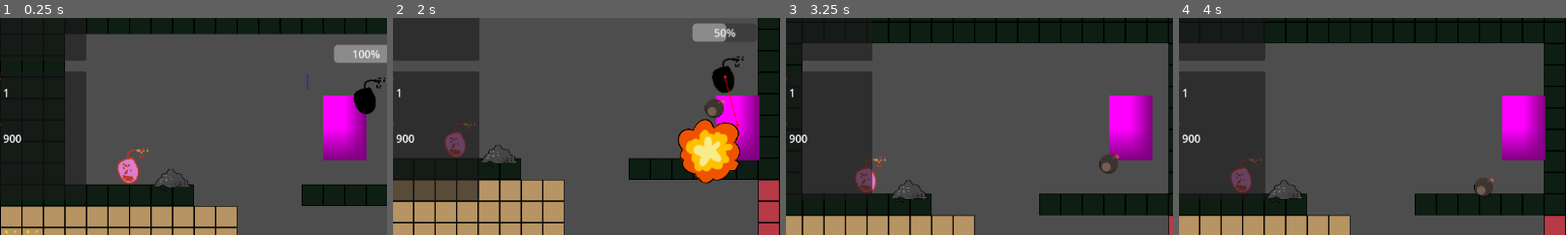
Above: before the commit, frames 1-4 (left to right).
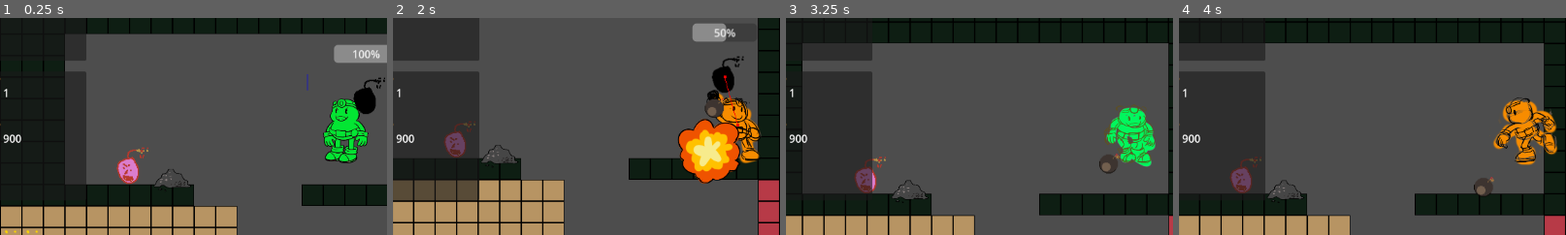
Above: after the commit, the same moments.

Repository: DevFTB/LD57
Game: Godot game, scene res://game.tscn
The game is run twice, just before and just after one commit, with the same random seed, the same clock (stepped at 60 frames per second) and the same inputs. Sound files missing from this copy of the repository are replaced by a short silence.
Inputs (mouse positions are % of the whole screen's width and height, from its top left):
- Up to frame 1 (0.25 s): no input
- Up to frame 2 (2 s): move the mouse to (72, 45) at 0.52 s; hold W (jump) 0.53-1.28 s; hold D (move_right) from 0.53 s (still down); click (72, 45) at 0.6 s; move the mouse to (30, 55) at 1.27 s; tap W (jump) at 1.35, 1.52, 1.82 s; click (30, 55) at 1.55 s
- Up to frame 3 (3.25 s): move the mouse to (60, 28) at 2.02 s; release D (move_right) at 2.03 s; hold A (move_left) 2.03-2.78 s; hold W (jump) 2.03-2.78 s; tap E (interact) at 2.1 s; move the mouse to (45, 70) at 2.77 s; hold D (move_right) from 2.78 s (still down); tap 1 (select_bomb_1) at 2.85 s; tap W (jump) at 3.02 s; click (45, 70) at 3.05 s
- Up to frame 4 (4 s): keep holding D (move_right); tap W (jump) at 3.32, 3.77, 3.8 s; move the mouse to (80, 65) at 3.52 s; hold 2 (select_bomb_2) from 3.53 s (still down)
The pictures show only the part of the screen within x 6-55%, y 25-75%; the shares and areas given below are measured in that part.

The runs differ from the first frame. In frame 1, 3.2% of the frame differs, in the area x 83-96%, y 35-67%; in frame 2, 2.4%; in frame 3, 3.5%; in frame 4, 4.1%, in the area x 81-98%, y 35-68%.

Commit message:
added basic player state machine

Diff:
--- a/entities/player/player.tscn
+++ b/entities/player/player.tscn
@@ -1,15 +1,20 @@
-[gd_scene load_steps=22 format=3 uid="uid://be4tedtvsf8on"]
+[gd_scene load_steps=52 format=3 uid="uid://be4tedtvsf8on"]
 
 [ext_resource type="Script" uid="uid://uex2tapn1k1y" path="res://entities/player/player.gd" id="1_merdl"]
+[ext_resource type="Texture2D" uid="uid://o2j8sch5klsg" path="res://entities/player/animations/idle.png" id="2_7thud"]
 [ext_resource type="Script" uid="uid://3o156l3yjpoa" path="res://entities/player/inventory_component.gd" id="2_sglur"]
 [ext_resource type="Resource" uid="uid://ctoa5b8j1n1x3" path="res://entities/player/player_inventory.tres" id="3_sglur"]
 [ext_resource type="Resource" uid="uid://diae5nc080sux" path="res://entities/player/player_bomb_inventory.tres" id="4_bls4j"]
 [ext_resource type="PackedScene" uid="uid://bdhnok20thjuo" path="res://entities/common/health_component.tscn" id="5_fkugw"]
 [ext_resource type="PackedScene" uid="uid://eenrl1ayi2xr" path="res://entities/common/hurtbox_component.tscn" id="6_8fjmc"]
 [ext_resource type="Script" uid="uid://lw70x0du5vba" path="res://entities/player/bomb_strength_progress_bar.gd" id="7_qiwj3"]
-[ext_resource type="Script" uid="uid://yprph7eiqbic" path="res://entities/player/grapple_point.gd" id="8_26q78"]
+[ext_resource type="Script" path="res://entities/player/grapple_point.gd" id="8_26q78"]
 [ext_resource type="Texture2D" uid="uid://b6753y8fi3avo" path="res://entities/player/grapple/grapple_hook.png" id="9_bectd"]
-[ext_resource type="Script" uid="uid://cc2j1e84os7o7" path="res://entities/player/jetpack.gd" id="10_wvtmh"]
+[ext_resource type="Script" path="res://entities/player/jetpack.gd" id="10_wvtmh"]
+[ext_resource type="Texture2D" uid="uid://chpbvtny8msu7" path="res://entities/player/animations/walk.png" id="12_a1qjk"]
+[ext_resource type="Texture2D" uid="uid://deinxf2hul2ko" path="res://entities/player/animations/jump.png" id="13_j3ovn"]
+[ext_resource type="Texture2D" uid="uid://bf5qhstojbd5w" path="res://entities/player/animations/throw.png" id="14_afbqv"]
+[ext_resource type="Script" uid="uid://c82oqxqpg511e" path="res://entities/player/player_animation_tree.gd" id="15_gx6sm"]
 
 [sub_resource type="Curve" id="Curve_qiwj3"]
 _limits = [0.0, 1000.0, 0.0, 1.0]
@@ -20,8 +25,6 @@
 _limits = [0.0, 1.0, 0.0, 5.0]
 _data = [Vector2(0, 0.00563121), 0.0, 0.795495, 0, 1, Vector2(1.25, 1), 0.795495, 0.0, 1, 0, Vector2(5, 1), 0.0, 0.0, 0, 0]
 point_count = 3
-
-[sub_resource type="PlaceholderTexture2D" id="PlaceholderTexture2D_mwb40"]
 
 [sub_resource type="CapsuleShape2D" id="CapsuleShape2D_mwb40"]
 radius = 30.0
@@ -66,6 +69,66 @@
 "transitions": PackedFloat32Array(1),
 "update": 0,
 "values": [Color(1, 1, 1, 1)]
+}
+tracks/2/type = "value"
+tracks/2/imported = false
+tracks/2/enabled = true
+tracks/2/path = NodePath("Sprite2D:texture")
+tracks/2/interp = 1
+tracks/2/loop_wrap = true
+tracks/2/keys = {
+"times": PackedFloat32Array(0),
+"transitions": PackedFloat32Array(1),
+"update": 1,
+"values": [ExtResource("2_7thud")]
+}
+tracks/3/type = "value"
+tracks/3/imported = false
+tracks/3/enabled = true
+tracks/3/path = NodePath("Sprite2D:position")
+tracks/3/interp = 1
+tracks/3/loop_wrap = true
+tracks/3/keys = {
+"times": PackedFloat32Array(0),
+"transitions": PackedFloat32Array(1),
+"update": 0,
+"values": [Vector2(0, -40)]
+}
+tracks/4/type = "value"
+tracks/4/imported = false
+tracks/4/enabled = true
+tracks/4/path = NodePath("Sprite2D:hframes")
+tracks/4/interp = 1
+tracks/4/loop_wrap = true
+tracks/4/keys = {
+"times": PackedFloat32Array(0),
+"transitions": PackedFloat32Array(1),
+"update": 1,
+"values": [3]
+}
+tracks/5/type = "value"
+tracks/5/imported = false
+tracks/5/enabled = true
+tracks/5/path = NodePath("Sprite2D:vframes")
+tracks/5/interp = 1
+tracks/5/loop_wrap = true
+tracks/5/keys = {
+"times": PackedFloat32Array(0),
+"transitions": PackedFloat32Array(1),
+"update": 1,
+"values": [1]
+}
+tracks/6/type = "value"
+tracks/6/imported = false
+tracks/6/enabled = true
+tracks/6/path = NodePath("Sprite2D:frame")
+tracks/6/interp = 1
+tracks/6/loop_wrap = true
+tracks/6/keys = {
+"times": PackedFloat32Array(0),
+"transitions": PackedFloat32Array(1),
+"update": 1,
+"values": [0]
 }
 
 [sub_resource type="Animation" id="Animation_qiwj3"]
@@ -95,11 +158,485 @@
 "values": [Color(1, 1, 1, 1), Color(1, 1, 1, 0)]
 }
 
+[sub_resource type="Animation" id="Animation_a1qjk"]
+resource_name = "idle"
+length = 1.2
+loop_mode = 1
+tracks/0/type = "value"
+tracks/0/imported = false
+tracks/0/enabled = true
+tracks/0/path = NodePath("Sprite2D:texture")
+tracks/0/interp = 1
+tracks/0/loop_wrap = true
+tracks/0/keys = {
+"times": PackedFloat32Array(0),
+"transitions": PackedFloat32Array(1),
+"update": 1,
+"values": [ExtResource("2_7thud")]
+}
+tracks/1/type = "value"
+tracks/1/imported = false
+tracks/1/enabled = true
+tracks/1/path = NodePath("Sprite2D:position")
+tracks/1/interp = 1
+tracks/1/loop_wrap = true
+tracks/1/keys = {
+"times": PackedFloat32Array(0),
+"transitions": PackedFloat32Array(1),
+"update": 0,
+"values": [Vector2(0, -40)]
+}
+tracks/2/type = "value"
+tracks/2/imported = false
+tracks/2/enabled = true
+tracks/2/path = NodePath("Sprite2D:hframes")
+tracks/2/interp = 1
+tracks/2/loop_wrap = true
+tracks/2/keys = {
+"times": PackedFloat32Array(0),
+"transitions": PackedFloat32Array(1),
+"update": 1,
+"values": [3]
+}
+tracks/3/type = "value"
+tracks/3/imported = false
+tracks/3/enabled = true
+tracks/3/path = NodePath("Sprite2D:vframes")
+tracks/3/interp = 1
+tracks/3/loop_wrap = true
+tracks/3/keys = {
+"times": PackedFloat32Array(0),
+"transitions": PackedFloat32Array(1),
+"update": 1,
+"values": [1]
+}
+tracks/4/type = "value"
+tracks/4/imported = false
+tracks/4/enabled = true
+tracks/4/path = NodePath("Sprite2D:frame")
+tracks/4/interp = 1
+tracks/4/loop_wrap = true
+tracks/4/keys = {
+"times": PackedFloat32Array(0, 0.533333, 0.866667),
+"transitions": PackedFloat32Array(1, 1, 1),
+"update": 1,
+"values": [0, 1, 2]
+}
+
+[sub_resource type="Animation" id="Animation_7thud"]
+resource_name = "walk"
+length = 0.8
+loop_mode = 1
+tracks/0/type = "value"
+tracks/0/imported = false
+tracks/0/enabled = true
+tracks/0/path = NodePath("Sprite2D:texture")
+tracks/0/interp = 1
+tracks/0/loop_wrap = true
+tracks/0/keys = {
+"times": PackedFloat32Array(0),
+"transitions": PackedFloat32Array(1),
+"update": 1,
+"values": [ExtResource("12_a1qjk")]
+}
+tracks/1/type = "value"
+tracks/1/imported = false
+tracks/1/enabled = true
+tracks/1/path = NodePath("Sprite2D:position")
+tracks/1/interp = 1
+tracks/1/loop_wrap = true
+tracks/1/keys = {
+"times": PackedFloat32Array(0),
+"transitions": PackedFloat32Array(1),
+"update": 0,
+"values": [Vector2(0, -40)]
+}
+tracks/2/type = "value"
+tracks/2/imported = false
+tracks/2/enabled = true
+tracks/2/path = NodePath("Sprite2D:hframes")
+tracks/2/interp = 1
+tracks/2/loop_wrap = true
+tracks/2/keys = {
+"times": PackedFloat32Array(0),
+"transitions": PackedFloat32Array(1),
+"update": 1,
+"values": [8]
+}
+tracks/3/type = "value"
+tracks/3/imported = false
+tracks/3/enabled = true
+tracks/3/path = NodePath("Sprite2D:vframes")
+tracks/3/interp = 1
+tracks/3/loop_wrap = true
+tracks/3/keys = {
+"times": PackedFloat32Array(0),
+"transitions": PackedFloat32Array(1),
+"update": 1,
+"values": [1]
+}
+tracks/4/type = "value"
+tracks/4/imported = false
+tracks/4/enabled = true
+tracks/4/path = NodePath("Sprite2D:frame")
+tracks/4/interp = 1
+tracks/4/loop_wrap = true
+tracks/4/keys = {
+"times": PackedFloat32Array(0, 0.1, 0.2, 0.3, 0.4, 0.5, 0.6, 0.7),
+"transitions": PackedFloat32Array(1, 1, 1, 1, 1, 1, 1, 1),
+"update": 1,
+"values": [0, 1, 2, 3, 4, 5, 6, 7]
+}
+
+[sub_resource type="Animation" id="Animation_j3ovn"]
+resource_name = "jump"
+length = 0.2
+tracks/0/type = "value"
+tracks/0/imported = false
+tracks/0/enabled = true
+tracks/0/path = NodePath("Sprite2D:texture")
+tracks/0/interp = 1
+tracks/0/loop_wrap = true
+tracks/0/keys = {
+"times": PackedFloat32Array(0),
+"transitions": PackedFloat32Array(1),
+"update": 1,
+"values": [ExtResource("13_j3ovn")]
+}
+tracks/1/type = "value"
+tracks/1/imported = false
+tracks/1/enabled = true
+tracks/1/path = NodePath("Sprite2D:position")
+tracks/1/interp = 1
+tracks/1/loop_wrap = true
+tracks/1/keys = {
+"times": PackedFloat32Array(0),
+"transitions": PackedFloat32Array(1),
+"update": 0,
+"values": [Vector2(0, -40)]
+}
+tracks/2/type = "value"
+tracks/2/imported = false
+tracks/2/enabled = true
+tracks/2/path = NodePath("Sprite2D:hframes")
+tracks/2/interp = 1
+tracks/2/loop_wrap = true
+tracks/2/keys = {
+"times": PackedFloat32Array(0),
+"transitions": PackedFloat32Array(1),
+"update": 1,
+"values": [5]
+}
+tracks/3/type = "value"
+tracks/3/imported = false
+tracks/3/enabled = true
+tracks/3/path = NodePath("Sprite2D:vframes")
+tracks/3/interp = 1
+tracks/3/loop_wrap = true
+tracks/3/keys = {
+"times": PackedFloat32Array(0),
+"transitions": PackedFloat32Array(1),
+"update": 1,
+"values": [1]
+}
+tracks/4/type = "value"
+tracks/4/imported = false
+tracks/4/enabled = true
+tracks/4/path = NodePath("Sprite2D:frame")
+tracks/4/interp = 1
+tracks/4/loop_wrap = true
+tracks/4/keys = {
+"times": PackedFloat32Array(0, 0.1, 0.2),
+"transitions": PackedFloat32Array(1, 1, 1),
+"update": 1,
+"values": [0, 1, 2]
+}
+
+[sub_resource type="Animation" id="Animation_afbqv"]
+resource_name = "throw"
+length = 0.8
+tracks/0/type = "value"
+tracks/0/imported = false
+tracks/0/enabled = true
+tracks/0/path = NodePath("Sprite2D:texture")
+tracks/0/interp = 1
+tracks/0/loop_wrap = true
+tracks/0/keys = {
+"times": PackedFloat32Array(0),
+"transitions": PackedFloat32Array(1),
+"update": 1,
+"values": [ExtResource("14_afbqv")]
+}
+tracks/1/type = "value"
+tracks/1/imported = false
+tracks/1/enabled = true
+tracks/1/path = NodePath("Sprite2D:position")
+tracks/1/interp = 1
+tracks/1/loop_wrap = true
+tracks/1/keys = {
+"times": PackedFloat32Array(0),
+"transitions": PackedFloat32Array(1),
+"update": 0,
+"values": [Vector2(0, -40)]
+}
+tracks/2/type = "value"
+tracks/2/imported = false
+tracks/2/enabled = true
+tracks/2/path = NodePath("Sprite2D:hframes")
+tracks/2/interp = 1
+tracks/2/loop_wrap = true
+tracks/2/keys = {
+"times": PackedFloat32Array(0),
+"transitions": PackedFloat32Array(1),
+"update": 1,
+"values": [8]
+}
+tracks/3/type = "value"
+tracks/3/imported = false
+tracks/3/enabled = true
+tracks/3/path = NodePath("Sprite2D:vframes")
+tracks/3/interp = 1
+tracks/3/loop_wrap = true
+tracks/3/keys = {
+"times": PackedFloat32Array(0),
+"transitions": PackedFloat32Array(1),
+"update": 1,
+"values": [1]
+}
+tracks/4/type = "value"
+tracks/4/imported = false
+tracks/4/enabled = true
+tracks/4/path = NodePath("Sprite2D:frame")
+tracks/4/interp = 1
+tracks/4/loop_wrap = true
+tracks/4/keys = {
+"times": PackedFloat32Array(0, 0.1, 0.2, 0.3, 0.4, 0.5, 0.6, 0.7),
+"transitions": PackedFloat32Array(1, 1, 1, 1, 1, 1, 1, 1),
+"update": 1,
+"values": [0, 1, 2, 3, 4, 5, 6, 7]
+}
+
+[sub_resource type="Animation" id="Animation_gx6sm"]
+resource_name = "fall"
+length = 0.1
+loop_mode = 1
+tracks/0/type = "value"
+tracks/0/imported = false
+tracks/0/enabled = true
+tracks/0/path = NodePath("Sprite2D:texture")
+tracks/0/interp = 1
+tracks/0/loop_wrap = true
+tracks/0/keys = {
+"times": PackedFloat32Array(0),
+"transitions": PackedFloat32Array(1),
+"update": 1,
+"values": [ExtResource("13_j3ovn")]
+}
+tracks/1/type = "value"
+tracks/1/imported = false
+tracks/1/enabled = true
+tracks/1/path = NodePath("Sprite2D:position")
+tracks/1/interp = 1
+tracks/1/loop_wrap = true
+tracks/1/keys = {
+"times": PackedFloat32Array(0),
+"transitions": PackedFloat32Array(1),
+"update": 0,
+"values": [Vector2(0, -40)]
+}
+tracks/2/type = "value"
+tracks/2/imported = false
+tracks/2/enabled = true
+tracks/2/path = NodePath("Sprite2D:hframes")
+tracks/2/interp = 1
+tracks/2/loop_wrap = true
+tracks/2/keys = {
+"times": PackedFloat32Array(0),
+"transitions": PackedFloat32Array(1),
+"update": 1,
+"values": [5]
+}
+tracks/3/type = "value"
+tracks/3/imported = false
+tracks/3/enabled = true
+tracks/3/path = NodePath("Sprite2D:vframes")
+tracks/3/interp = 1
+tracks/3/loop_wrap = true
+tracks/3/keys = {
+"times": PackedFloat32Array(),
+"transitions": PackedFloat32Array(),
+"update": 1,
+"values": []
+}
+tracks/4/type = "value"
+tracks/4/imported = false
+tracks/4/enabled = true
+tracks/4/path = NodePath("Sprite2D:frame")
+tracks/4/interp = 1
+tracks/4/loop_wrap = true
+tracks/4/keys = {
+"times": PackedFloat32Array(0),
+"transitions": PackedFloat32Array(1),
+"update": 1,
+"values": [2]
+}
+
+[sub_resource type="Animation" id="Animation_yqrof"]
+resource_name = "land"
+length = 0.1
+tracks/0/type = "value"
+tracks/0/imported = false
+tracks/0/enabled = true
+tracks/0/path = NodePath("Sprite2D:texture")
+tracks/0/interp = 1
+tracks/0/loop_wrap = true
+tracks/0/keys = {
+"times": PackedFloat32Array(0),
+"transitions": PackedFloat32Array(1),
+"update": 1,
+"values": [ExtResource("13_j3ovn")]
+}
+tracks/1/type = "value"
+tracks/1/imported = false
+tracks/1/enabled = true
+tracks/1/path = NodePath("Sprite2D:position")
+tracks/1/interp = 1
+tracks/1/loop_wrap = true
+tracks/1/keys = {
+"times": PackedFloat32Array(0),
+"transitions": PackedFloat32Array(1),
+"update": 0,
+"values": [Vector2(0, -40)]
+}
+tracks/2/type = "value"
+tracks/2/imported = false
+tracks/2/enabled = true
+tracks/2/path = NodePath("Sprite2D:hframes")
+tracks/2/interp = 1
+tracks/2/loop_wrap = true
+tracks/2/keys = {
+"times": PackedFloat32Array(0),
+"transitions": PackedFloat32Array(1),
+"update": 1,
+"values": [5]
+}
+tracks/3/type = "value"
+tracks/3/imported = false
+tracks/3/enabled = true
+tracks/3/path = NodePath("Sprite2D:vframes")
+tracks/3/interp = 1
+tracks/3/loop_wrap = true
+tracks/3/keys = {
+"times": PackedFloat32Array(0),
+"transitions": PackedFloat32Array(1),
+"update": 1,
+"values": [1]
+}
+tracks/4/type = "value"
+tracks/4/imported = false
+tracks/4/enabled = true
+tracks/4/path = NodePath("Sprite2D:frame")
+tracks/4/interp = 1
+tracks/4/loop_wrap = true
+tracks/4/keys = {
+"times": PackedFloat32Array(0),
+"transitions": PackedFloat32Array(1),
+"update": 1,
+"values": [4]
+}
+
 [sub_resource type="AnimationLibrary" id="AnimationLibrary_bectd"]
 _data = {
 &"RESET": SubResource("Animation_26q78"),
-&"death": SubResource("Animation_qiwj3")
-}
+&"death": SubResource("Animation_qiwj3"),
+&"fall": SubResource("Animation_gx6sm"),
+&"idle": SubResource("Animation_a1qjk"),
+&"jump": SubResource("Animation_j3ovn"),
+&"land": SubResource("Animation_yqrof"),
+&"throw": SubResource("Animation_afbqv"),
+&"walk": SubResource("Animation_7thud")
+}
+
+[sub_resource type="AnimationNodeAnimation" id="AnimationNodeAnimation_gx6sm"]
+animation = &"fall"
+
+[sub_resource type="AnimationNodeAnimation" id="AnimationNodeAnimation_afbqv"]
+animation = &"idle"
+
+[sub_resource type="AnimationNodeAnimation" id="AnimationNodeAnimation_b2kln"]
+animation = &"jump"
+
+[sub_resource type="AnimationNodeAnimation" id="AnimationNodeAnimation_we0b7"]
+animation = &"land"
+
+[sub_resource type="AnimationNodeAnimation" id="AnimationNodeAnimation_yqrof"]
+animation = &"throw"
+
+[sub_resource type="AnimationNodeAnimation" id="AnimationNodeAnimation_3wlsy"]
+animation = &"walk"
+
+[sub_resource type="AnimationNodeStateMachineTransition" id="AnimationNodeStateMachineTransition_afbqv"]
+advance_mode = 2
+
+[sub_resource type="AnimationNodeStateMachineTransition" id="AnimationNodeStateMachineTransition_gx6sm"]
+priority = 2
+advance_mode = 2
+advance_expression = "not is_zero_approx(velocity.x)"
+
+[sub_resource type="AnimationNodeStateMachineTransition" id="AnimationNodeStateMachineTransition_yqrof"]
+priority = 2
+advance_mode = 2
+advance_expression = "is_zero_approx(velocity.x)"
+
+[sub_resource type="AnimationNodeStateMachineTransition" id="AnimationNodeStateMachineTransition_3wlsy"]
+
+[sub_resource type="AnimationNodeStateMachineTransition" id="AnimationNodeStateMachineTransition_b2kln"]
+
+[sub_resource type="AnimationNodeStateMachineTransition" id="AnimationNodeStateMachineTransition_we0b7"]
+
+[sub_resource type="AnimationNodeStateMachineTransition" id="AnimationNodeStateMachineTransition_mtric"]
+
+[sub_resource type="AnimationNodeStateMachineTransition" id="AnimationNodeStateMachineTransition_eyb6c"]
+switch_mode = 2
+advance_mode = 2
+
+[sub_resource type="AnimationNodeStateMachineTransition" id="AnimationNodeStateMachineTransition_221hk"]
+advance_mode = 2
+advance_expression = "not is_on_floor()"
+
+[sub_resource type="AnimationNodeStateMachineTransition" id="AnimationNodeStateMachineTransition_ghoj8"]
+advance_mode = 2
+advance_expression = "not is_on_floor()"
+
+[sub_resource type="AnimationNodeStateMachineTransition" id="AnimationNodeStateMachineTransition_t1t22"]
+advance_mode = 2
+advance_expression = "is_on_floor()"
+
+[sub_resource type="AnimationNodeStateMachineTransition" id="AnimationNodeStateMachineTransition_50fht"]
+switch_mode = 2
+advance_mode = 2
+
+[sub_resource type="AnimationNodeStateMachineTransition" id="AnimationNodeStateMachineTransition_wuv6x"]
+switch_mode = 2
+advance_mode = 2
+
+[sub_resource type="AnimationNodeStateMachine" id="AnimationNodeStateMachine_b2kln"]
+states/End/position = Vector2(902, 100)
+states/Start/position = Vector2(217, 100)
+states/fall/node = SubResource("AnimationNodeAnimation_gx6sm")
+states/fall/position = Vector2(518, -87)
+states/idle/node = SubResource("AnimationNodeAnimation_afbqv")
+states/idle/position = Vector2(348, 100)
+states/jump/node = SubResource("AnimationNodeAnimation_b2kln")
+states/jump/position = Vector2(348, -87)
+states/land/node = SubResource("AnimationNodeAnimation_we0b7")
+states/land/position = Vector2(645, -6)
+states/throw/node = SubResource("AnimationNodeAnimation_yqrof")
+states/throw/position = Vector2(518, 232)
+states/walk/node = SubResource("AnimationNodeAnimation_3wlsy")
+states/walk/position = Vector2(518, 100)
+transitions = ["Start", "idle", SubResource("AnimationNodeStateMachineTransition_afbqv"), "idle", "walk", SubResource("AnimationNodeStateMachineTransition_gx6sm"), "walk", "idle", SubResource("AnimationNodeStateMachineTransition_yqrof"), "walk", "throw", SubResource("AnimationNodeStateMachineTransition_3wlsy"), "idle", "throw", SubResource("AnimationNodeStateMachineTransition_b2kln"), "walk", "jump", SubResource("AnimationNodeStateMachineTransition_we0b7"), "idle", "jump", SubResource("AnimationNodeStateMachineTransition_mtric"), "jump", "fall", SubResource("AnimationNodeStateMachineTransition_eyb6c"), "walk", "fall", SubResource("AnimationNodeStateMachineTransition_221hk"), "idle", "fall", SubResource("AnimationNodeStateMachineTransition_ghoj8"), "fall", "land", SubResource("AnimationNodeStateMachineTransition_t1t22"), "land", "idle", SubResource("AnimationNodeStateMachineTransition_50fht"), "throw", "idle", SubResource("AnimationNodeStateMachineTransition_wuv6x")]
+graph_offset = Vector2(174, -139)
 
 [node name="Player" type="CharacterBody2D"]
 collision_layer = 2
@@ -111,9 +648,10 @@
 traversal_method = 2
 
 [node name="Sprite2D" type="Sprite2D" parent="."]
-position = Vector2(-1.43051e-06, -1.90735e-06)
-scale = Vector2(64, 96)
-texture = SubResource("PlaceholderTexture2D_mwb40")
+position = Vector2(0, -40)
+scale = Vector2(0.4, 0.4)
+texture = ExtResource("2_7thud")
+hframes = 3
 
 [node name="CollisionShape2D" type="CollisionShape2D" parent="."]
 shape = SubResource("CapsuleShape2D_mwb40")
@@ -174,5 +712,14 @@
 &"": SubResource("AnimationLibrary_bectd")
 }
 
+[node name="AnimationTree" type="AnimationTree" parent="AnimationPlayer" node_paths=PackedStringArray("player", "sprite")]
+root_node = NodePath("../..")
+tree_root = SubResource("AnimationNodeStateMachine_b2kln")
+advance_expression_base_node = NodePath("../..")
+anim_player = NodePath("..")
+script = ExtResource("15_gx6sm")
+player = NodePath("../..")
+sprite = NodePath("../../Sprite2D")
+
 [connection signal="timeout" from="BombCooldown" to="." method="_on_bomb_cooldown_timeout"]
 [connection signal="animation_finished" from="AnimationPlayer" to="." method="_on_animation_player_animation_finished"]
--- /dev/null
+++ b/entities/player/player_animation_tree.gd
@@ -0,0 +1,14 @@
+extends AnimationTree
+
+@export var player: Player
+@export var sprite: Sprite2D
+@onready var playback: AnimationNodeStateMachinePlayback = get("parameters/playback")
+
+
+func _ready() -> void:
+	player.jumped.connect(playback.travel.bind("jump"))
+	player.throw_released.connect(playback.travel.bind("throw").unbind(1))
+
+func _process(_delta: float) -> void:
+	sprite.flip_h = player.velocity.x > 0
+	# print(playback.get_current_node())
--- a/game.tscn
+++ b/game.tscn
@@ -66,6 +66,9 @@
 max_fall_speed = 10000
 fall_acceleration = 550
 
+[node name="Sprite2D" parent="World/Player" index="0"]
+position = Vector2(0, -40)
+
 [node name="MoabEntity" parent="World" node_paths=PackedStringArray("moab_explosion_system") instance=ExtResource("4_j5wjh")]
 position = Vector2(-192, -3256)
 moab_explosion_system = NodePath("../../MoabExplosionSystem")
Binary file added: entities/player/animations/idle.png
Not shown, added: entities/player/animations/idle.png.import
Binary file added: entities/player/animations/jump.png
Not shown, added: entities/player/animations/jump.png.import
Binary file added: entities/player/animations/throw.png
Not shown, added: entities/player/animations/throw.png.import
Binary file added: entities/player/animations/walk.png
Not shown, added: entities/player/animations/walk.png.import
Not shown, added: entities/player/player_animation_tree.gd.uid
